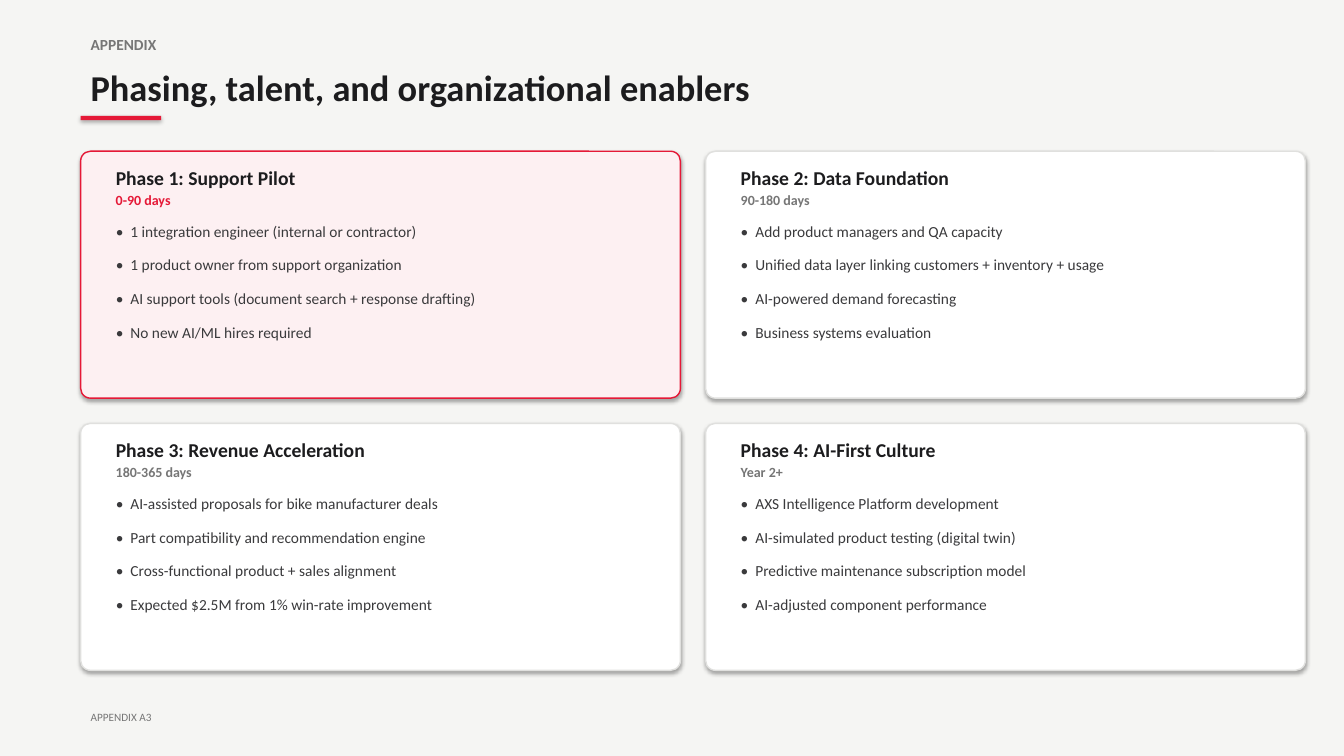
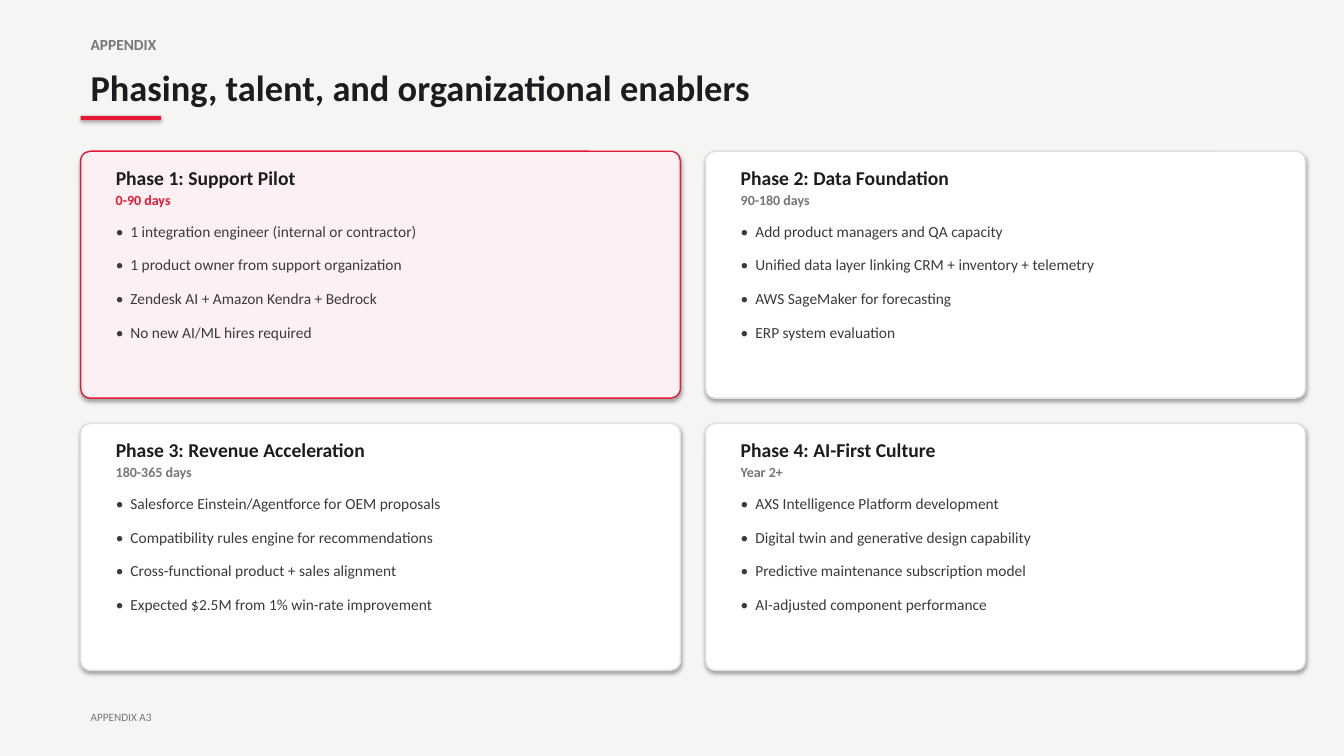
Before and after one commit to ewkreienberg/sram-ai-playbook, a slide deck: slide 27 of deliverables/SRAM_AI_Adoption_Playbook.pptx. Drawn at 1344x756 pixels with LibreOffice and Linux fonts; fonts in the diff are those of the drawing. Boxes give left, top, right and bottom in pixels: in the first picture for what was removed or moved away, otherwise in the second. Text is boxed around its words. In the diff, an @@ line names an element or a change of style, - is before the commit and + after.

Commit message:
Restore specificity, keep only targeted accessibility fixes
Reverted most jargon simplifications. Kept: Shimano tagged as
largest competitor, clipless changed to clip-in, cockpit description
clarified, AXS ecosystem bar explains wireless data sharing.
Restored OEM, DTC, CRM, SLA, CSAT, Zendesk, Kendra, Bedrock,
Shopify, SageMaker, and other specific terms.

```diff
--- a/deliverables/SRAM_AI_Adoption_Playbook.pptx
+++ b/deliverables/SRAM_AI_Adoption_Playbook.pptx
@@ text at box(755, 259, 1094, 341): text changed @@
-• Unified data layer linking customers + inventory + usage
-• AI-powered demand forecasting
-• Business systems evaluation
+• Unified data layer linking CRM + inventory + telemetry
+• AWS SageMaker for forecasting
+• ERP system evaluation
@@ text at box(130, 293, 377, 304): text changed @@
-• AI support tools (document search + response drafting)
+• Zendesk AI + Amazon Kendra + Bedrock
@@ text at box(130, 498, 441, 546): text changed @@
-• AI-assisted proposals for bike manufacturer deals
-• Part compatibility and recommendation engine
+• Salesforce Einstein/Agentforce for OEM proposals
+• Compatibility rules engine for recommendations
@@ text at box(755, 532, 1031, 546): text changed @@
-• AI-simulated product testing (digital twin)
+• Digital twin and generative design capability
```
Also in this commit, not shown: 22 other slides changed, 1 other file.
